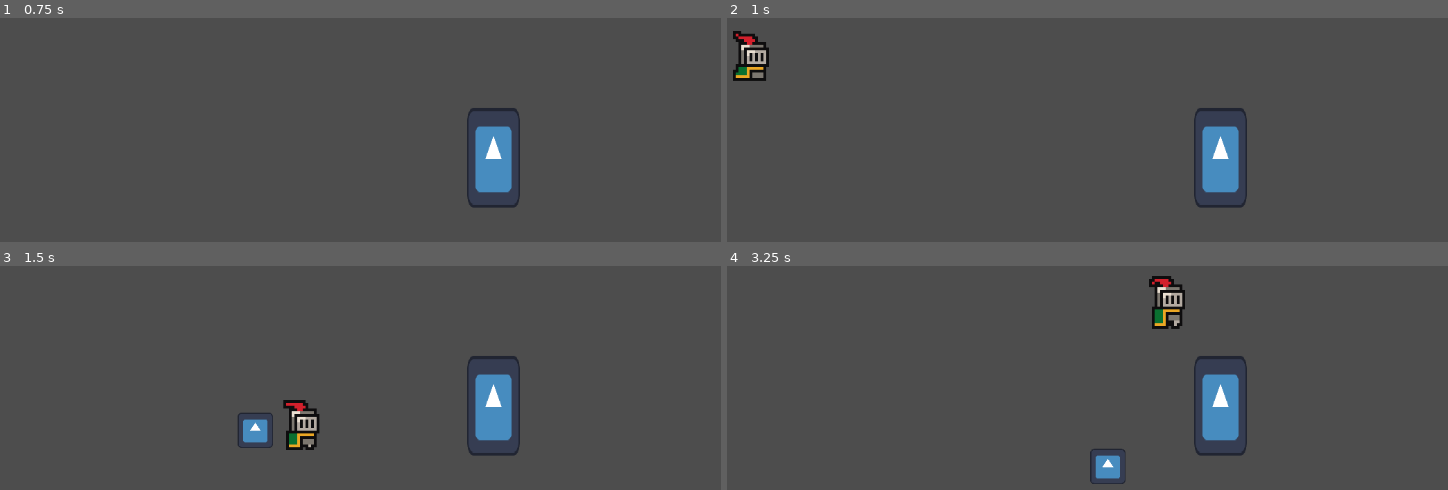
Above: before the commit, frames 1-4 (two rows, left to right).
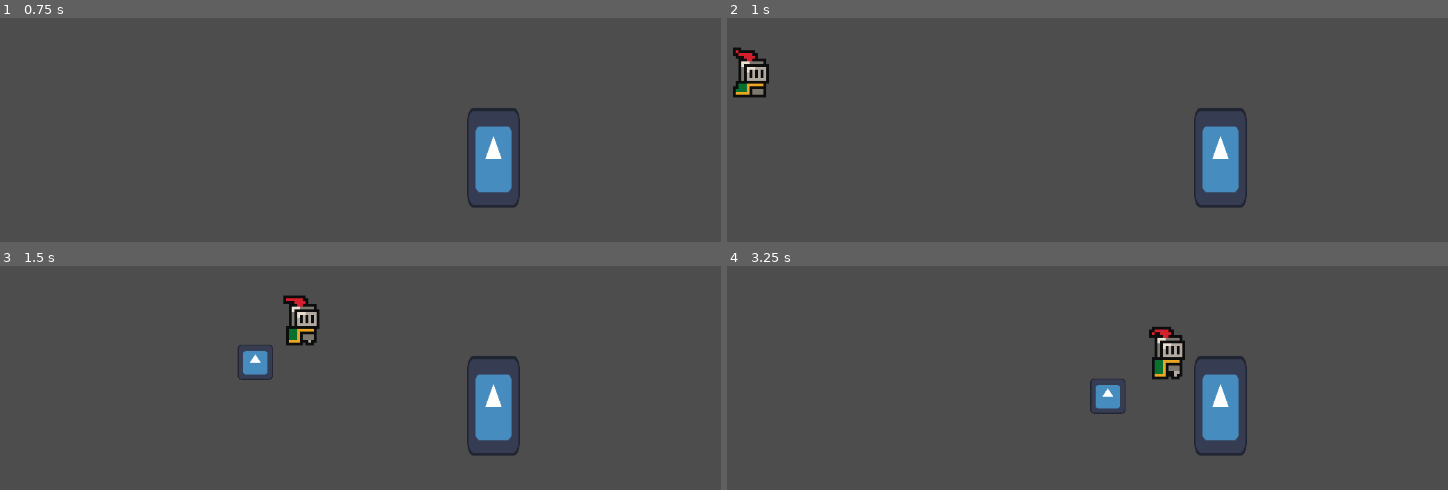
Above: after the commit, the same moments.

Repository: Smoresies/CCG2024Q4
Game: Godot game, scene res://scenes/sandbox.tscn
Same seed, same stepped clock (60 frames per second), same inputs: the game is played once before the commit and once after it. The engine's default icon, where the game draws it, is replaced by a stand-in: a white triangle on a blue panel in a dark square.
Inputs (mouse positions are in pixels of both pictures, inside the frame that each line leads up to):
- Up to frame 1 (0.75 s): tap Enter at 0.5 s; move the mouse to (497, 76) at 0.52 s; hold Right (right) from 0.53 s (still down); tap Space (jump) at 0.6 s
- Up to frame 2 (1 s): keep holding Right (right); tap Space (jump) at 0.77 s
- Up to frame 3 (1.5 s): keep holding Right (right); tap Space (jump) at 1.07 s; move the mouse to (158, 369) at 1.27 s; click (158, 369) at 1.35 s
- Up to frame 4 (3.25 s): tap Space (jump) at 1.52, 1.55, 1.82, 2.1, 3.02, 3.05 s; move the mouse to (outside the picture) at 2.02 s; release Right (right) at 2.03 s; hold A (left) 2.03-2.78 s; move the mouse to (1008, 436) at 2.77 s; hold Right (right) from 2.78 s (still down); click (1008, 436) at 2.85 s

Frame 1 is identical in both runs. In frame 2, 1.1% of the frame differs, in the area x 0-6%, y 5-36%; in frame 3, 2.7%, in the area x 33-45%, y 12-83%; in frame 4, 2.7%.

Commit message:
Moth Jump done

Diff:
--- a/scripts/entity/components/movement_components/base_movement_component.gd
+++ b/scripts/entity/components/movement_components/base_movement_component.gd
@@ -13,7 +13,6 @@
 signal on_horizontal_movement_cancelled(value: float )
 
 ## Event called when a jump starts. Should be implemented in child class.
-@warning_ignore("UNUSED_SIGNAL")
 signal on_jump_started()
 
 ## Event called when the entity becomes grounded after not being grounded.
--- a/scripts/entity/components/movement_components/player_movement_component.gd
+++ b/scripts/entity/components/movement_components/player_movement_component.gd
@@ -4,22 +4,33 @@
 ## The max horizontal speed the entity can move.
 @export var MAX_SPEED: int = 200
 ## The jump velocity of the entity.
-@export var JUMP_VELOCITY: int = -300
+@export var JUMP_VELOCITY: int = -350
 ## The horizontal movement acceleration for the entity.
 @export var ACCELERATION: int = 1500
 ## The time it takes to fully decelerate from horizontal input in seconds.
 @export_range(0, 10, 0.1, "or_greater") var DECELERATION_TIME: float = 0.2
+
+## Moth Jump variables
+@export var MOTH_JUMP_HANGTIME: float = 1.0
+@export var MOTH_JUMP_DIP_AMOUNT: float = -18.0
+@export var MOTH_JUMP_FLUTTER_DURATION: float = 0.35
 
 ## The current input direction.
 var _current_input_direction: float = 0
 ## How fast the character decelerates after loss of input.
 var _horizontal_deceleration: float = MAX_SPEED / DECELERATION_TIME
 
-# Called when the node enters the scene tree for the first time.
+## Moth Jump state variables
+var _is_moth_jumping: bool = false
+var _is_fluttering: bool = false
+var _moth_jump_timer: float = 0.0
+var _moth_jump_flutter_timer: float = 0.0
+var _moth_jump_initial_height: float = 0.0
+var _is_jump_button_held: bool = false
+
+
 func _ready() -> void:
-	#do nothing
 	pass
-
 
 ## Applies movement to the character.
 func _physics_process(delta: float) -> void:
@@ -28,34 +39,61 @@
 	apply_horizontal_movement(delta)
 	move_and_slide()
 
-
 func on_movement_input(horizontal_vector2: float) -> void:
 	_current_input_direction = horizontal_vector2
-
 
 func on_jump_input_started() -> void:
 	if is_on_floor():
 		velocity.y = JUMP_VELOCITY
 		on_jump_started.emit()
-
+	elif not _is_moth_jumping:
+		# Start Moth Jump
+		_is_moth_jumping = true
+		_is_fluttering = true
+		_moth_jump_timer = 0.0
+		_moth_jump_flutter_timer = 0.0
+		_moth_jump_initial_height = global_position.y
+		_is_jump_button_held = true
 
 func on_jump_input() -> void:
-	# do nothing
-	pass
-
+	_is_jump_button_held = true
 
 func on_jump_input_cancelled() -> void:
-	# do nothing
-	pass
-
+	_is_jump_button_held = false
 
 ## Moves the entity based on the current input direction.
 func apply_horizontal_movement(delta: float) -> void:
- 	# Direction button active
-	if _current_input_direction:
+	if _current_input_direction != 0:
 		# Accelerate towards the target speed
 		velocity.x = move_toward(velocity.x, _current_input_direction * MAX_SPEED, ACCELERATION * delta)
-	 # Direction button inactive
 	else:
 		# Decelerate towards zero speed
 		velocity.x = move_toward(velocity.x, 0, _horizontal_deceleration * delta)
+
+func apply_gravity(delta: float) -> void:
+	if _is_moth_jumping:
+		if _is_fluttering:
+			# Handle the flutter dip
+			var flutter_progress: float = _moth_jump_flutter_timer / MOTH_JUMP_FLUTTER_DURATION
+			# Copy in to desmos to see why I chose this function: -\sin\left(\frac{\left(x-a\right)^{2}}{c}\right)+1
+			var flutter_dip: float = -MOTH_JUMP_DIP_AMOUNT * (-sin((pow((flutter_progress-0.5),2))/0.16) + 1)
+			var desired_position_y: float = _moth_jump_initial_height + flutter_dip
+			var position_difference_y: float = desired_position_y - global_position.y
+			velocity.y = position_difference_y / delta
+			_moth_jump_flutter_timer += delta
+			if _moth_jump_flutter_timer >= MOTH_JUMP_FLUTTER_DURATION:
+				_is_fluttering = false
+				global_position.y = _moth_jump_initial_height
+				velocity.y = 0.0
+		else:
+			if _is_jump_button_held and _moth_jump_timer < MOTH_JUMP_HANGTIME:
+				# Maintain the current height
+				velocity.y = 0.0
+				_moth_jump_timer += delta
+			else:
+				# End Moth Jump
+				_is_moth_jumping = false
+				velocity.y += super.get_gravity().y * delta  # Resume normal gravity
+	else:
+		# Apply normal gravity
+		velocity.y += super.get_gravity().y * delta
